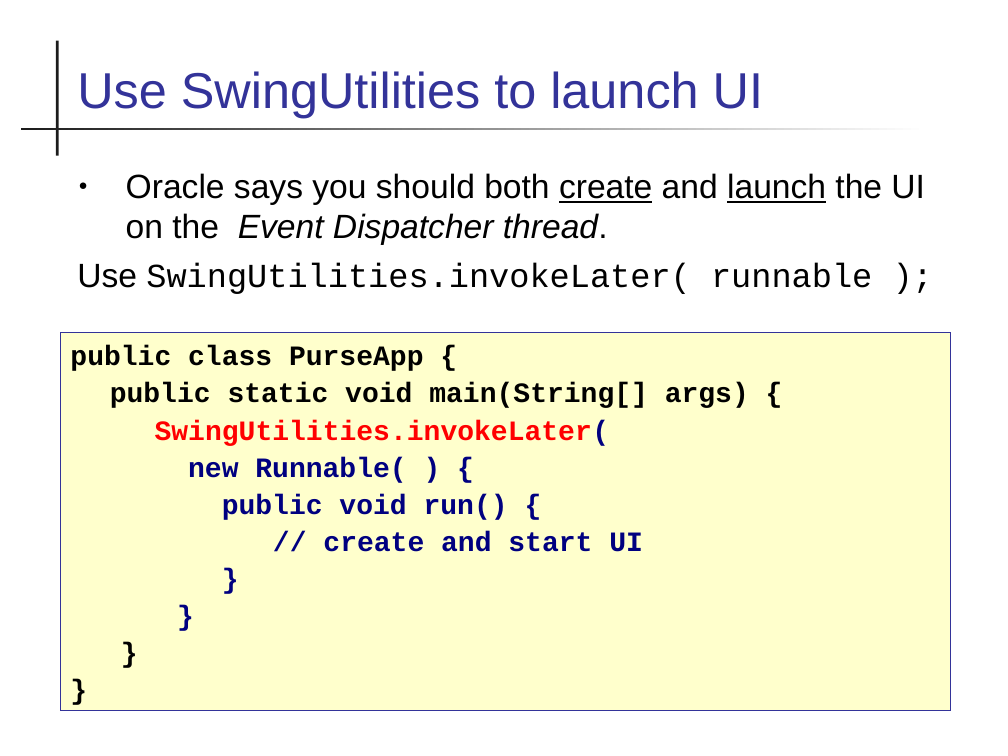
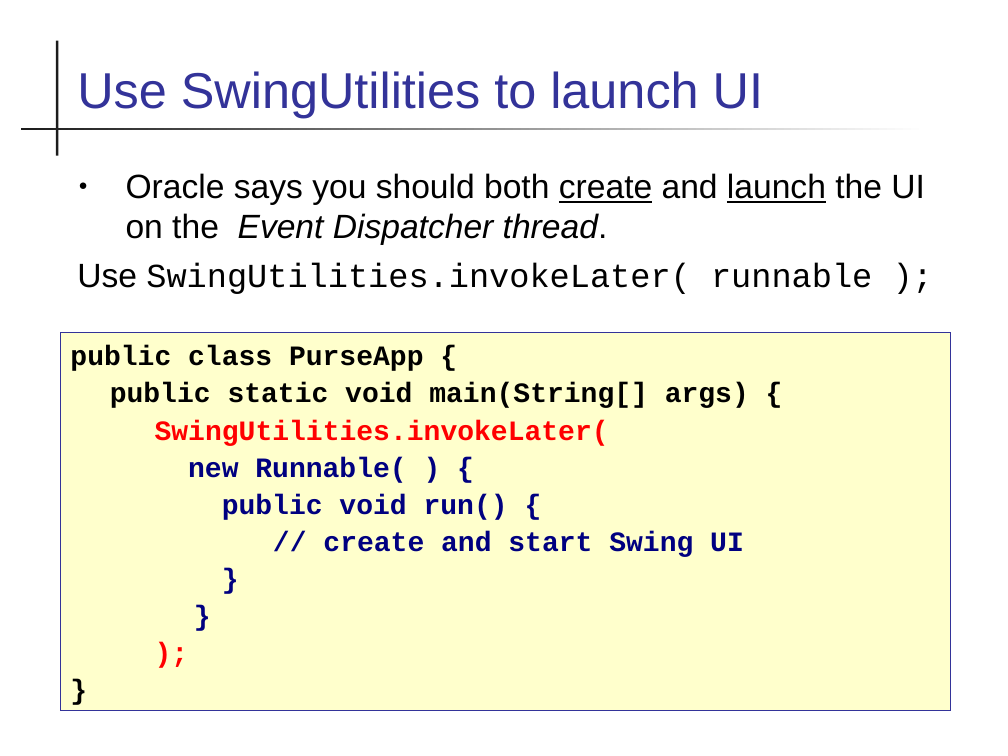
Before and after one commit to skeoop/skeoop.github.io, a slide deck: slide 5 of week12/Threads in Swing.ppt. Drawn at 1008x756 pixels with LibreOffice and Linux fonts; fonts in the diff are those of the drawing. Boxes give left, top, right and bottom in pixels: in the first picture for what was removed or moved away, otherwise in the second. Text is boxed around its words. In the diff, an @@ line names an element or a change of style, - is before the commit and + after.

Commit message:
update swingworker example

```diff
--- a/week12/Threads in Swing.ppt
+++ b/week12/Threads in Swing.ppt
@@ text in rectangle at <box>60,333,951,711</box>: paragraph added @@
+);
@@ text in rectangle at <box>60,333,951,711</box>: paragraph removed @@
-}
@@ text in rectangle at <box>155,420,609,446</box>: text colour #000080 to #FF0000 in "SwingUtilities.invokeLater(" @@
@@ text in rectangle at <box>323,531,744,557</box>: text changed @@
-// create and start UI
+// create and start Swing UI
```
Also in this commit, not shown: 2 other slides changed, 3 slides added, 1 other file.
